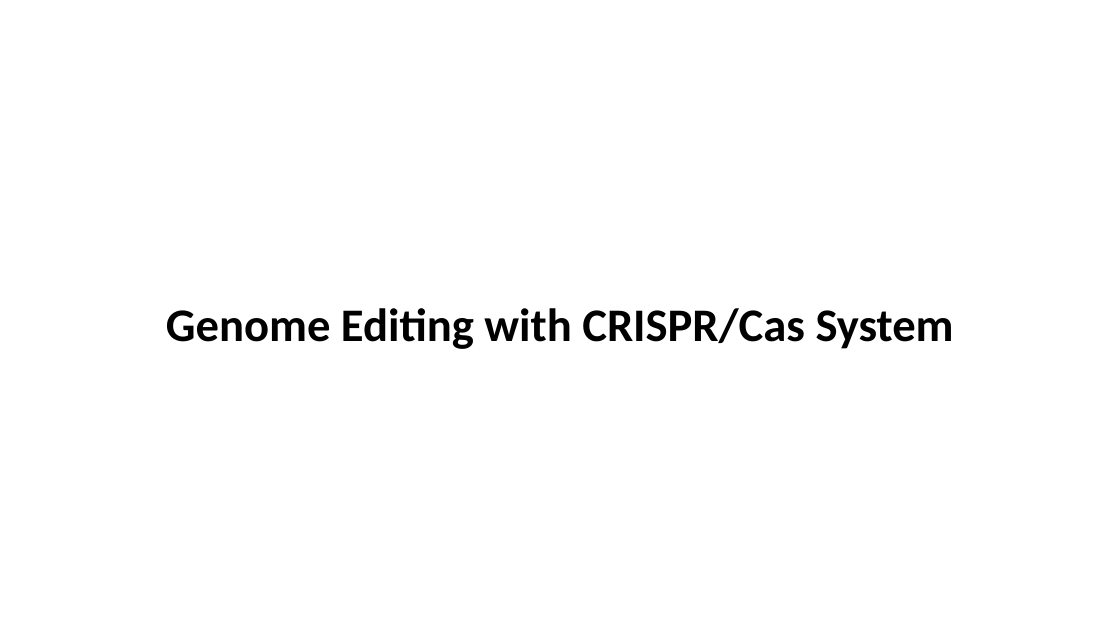
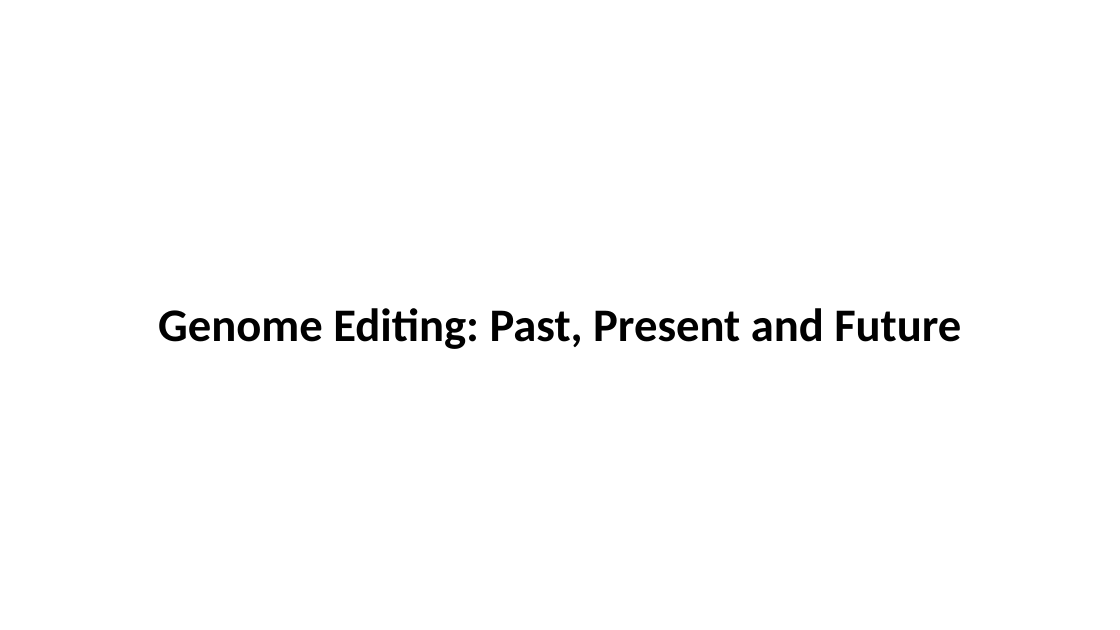
Before and after one commit to vwOvOwv/PKU-Undergraduate-Course, a slide deck: slide 1 of 遗传学(Genetics)/讨论课/Topic-3_遗传学技术/CRISPR-Cas.pptx. Drawn at 1120x630 pixels with LibreOffice and Linux fonts; fonts in the diff are those of the drawing. Boxes give left, top, right and bottom in pixels: in the first picture for what was removed or moved away, otherwise in the second. Text is boxed around its words. In the diff, an @@ line names an element or a change of style, - is before the commit and + after.

```diff
--- a/遗传学(Genetics)/讨论课/Topic-3_遗传学技术/CRISPR-Cas.pptx
+++ b/遗传学(Genetics)/讨论课/Topic-3_遗传学技术/CRISPR-Cas.pptx
@@ title at <box>158,308,961,349</box>: text changed @@
-Genome Editing with CRISPR/Cas System
+Genome Editing: Past, Present and Future
```
Also in this commit, not shown: 8 other slides changed, 5 slides added, 2 slides removed.
